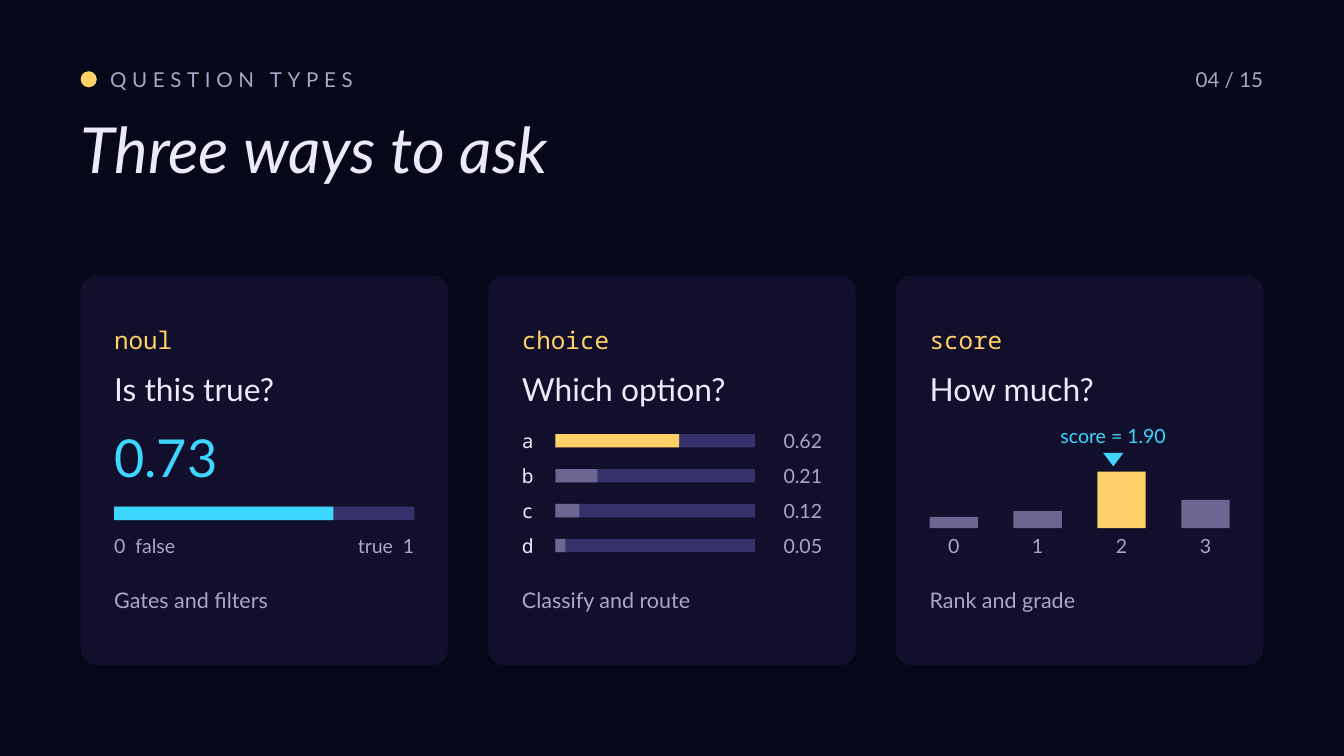
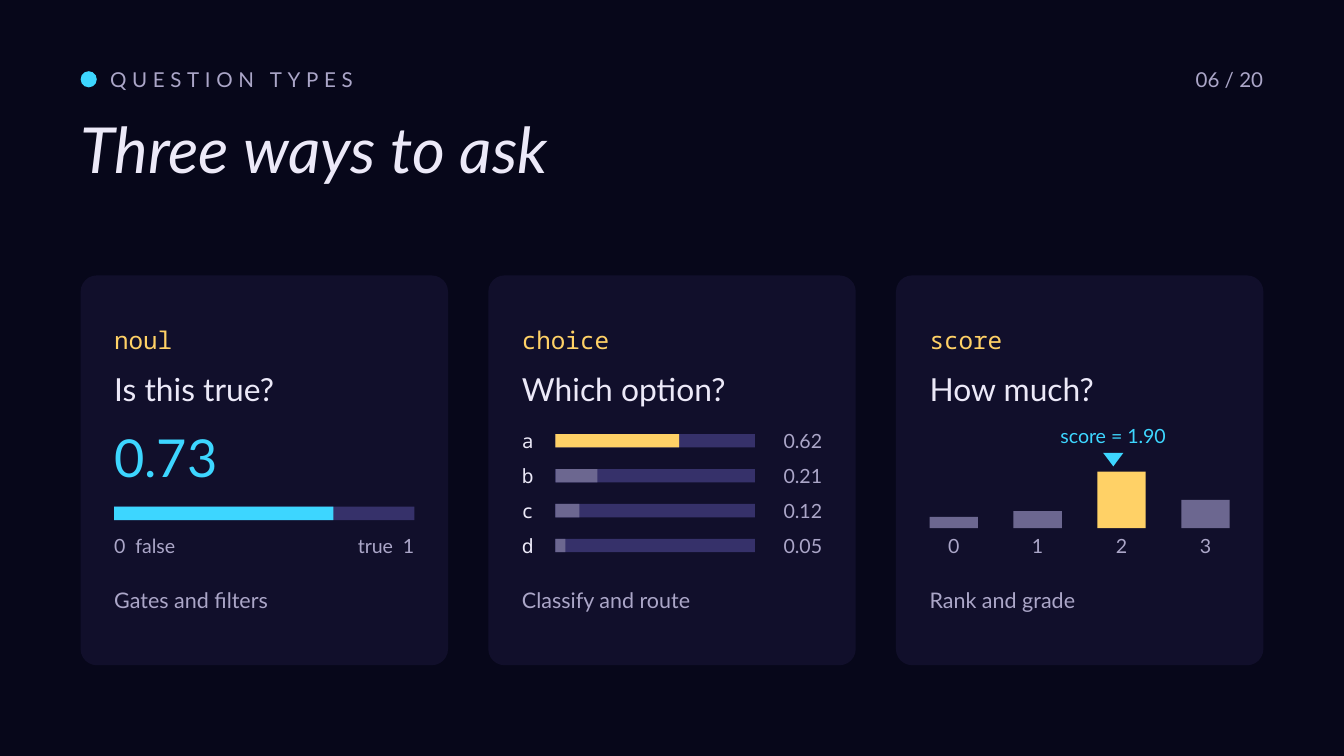
Before and after one commit to roryp/racing, a slide deck: slide 6 of docs/luna-gp-deck.pptx (slide 5 before the commit). Drawn at 1344x756 pixels with LibreOffice and Linux fonts; fonts in the diff are those of the drawing. Boxes give left, top, right and bottom in pixels: in the first picture for what was removed or moved away, otherwise in the second. Text is boxed around its words. In the diff, an @@ line names an element or a change of style, - is before the commit and + after.

```diff
--- a/docs/luna-gp-deck.pptx
+++ b/docs/luna-gp-deck.pptx
@@ ellipse at [81,71,97,87]: fill #FFD166 to #3DD6FF @@
@@ text at [1196,72,1263,87]: text changed @@
-04 / 15
+06 / 20
```
Also in this commit, not shown: 12 other slides changed, 3 slides added.
